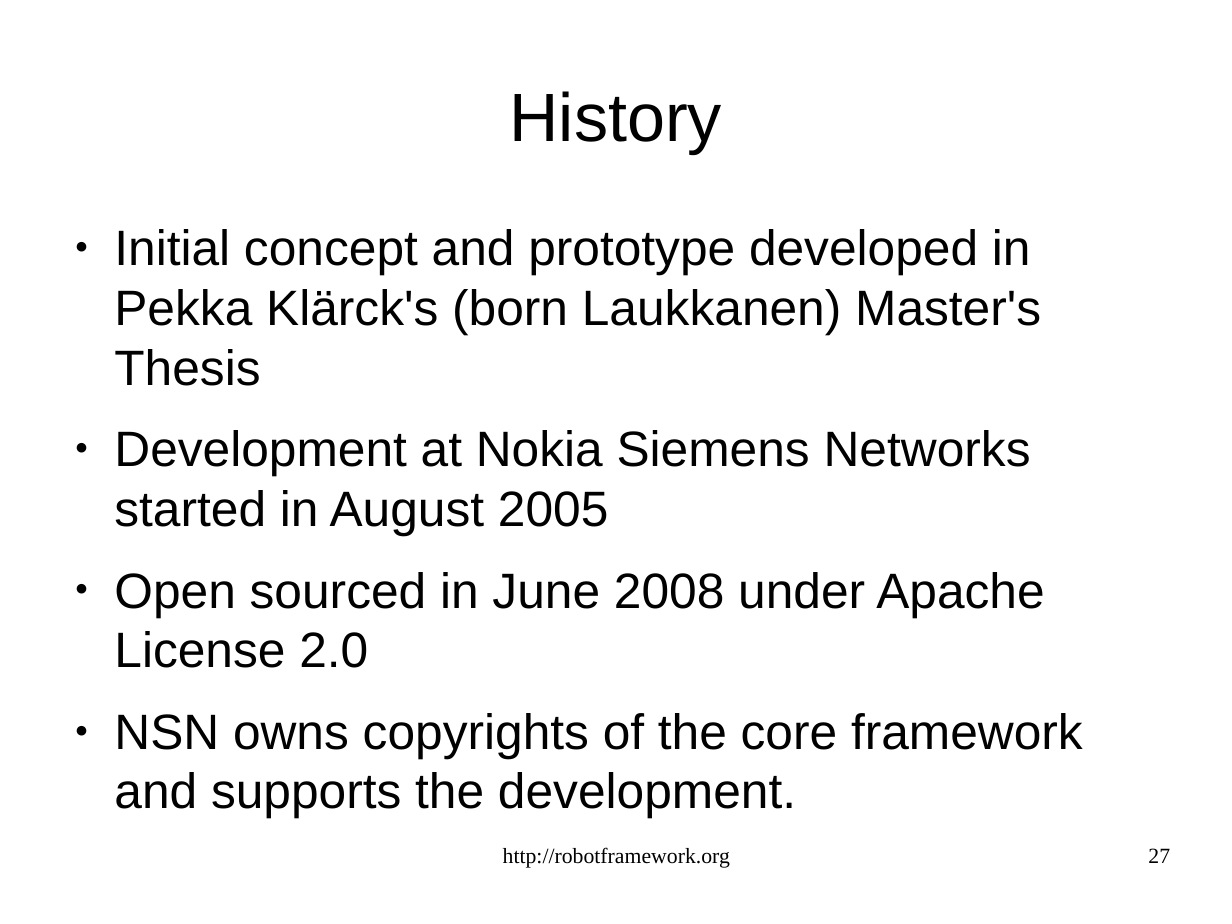
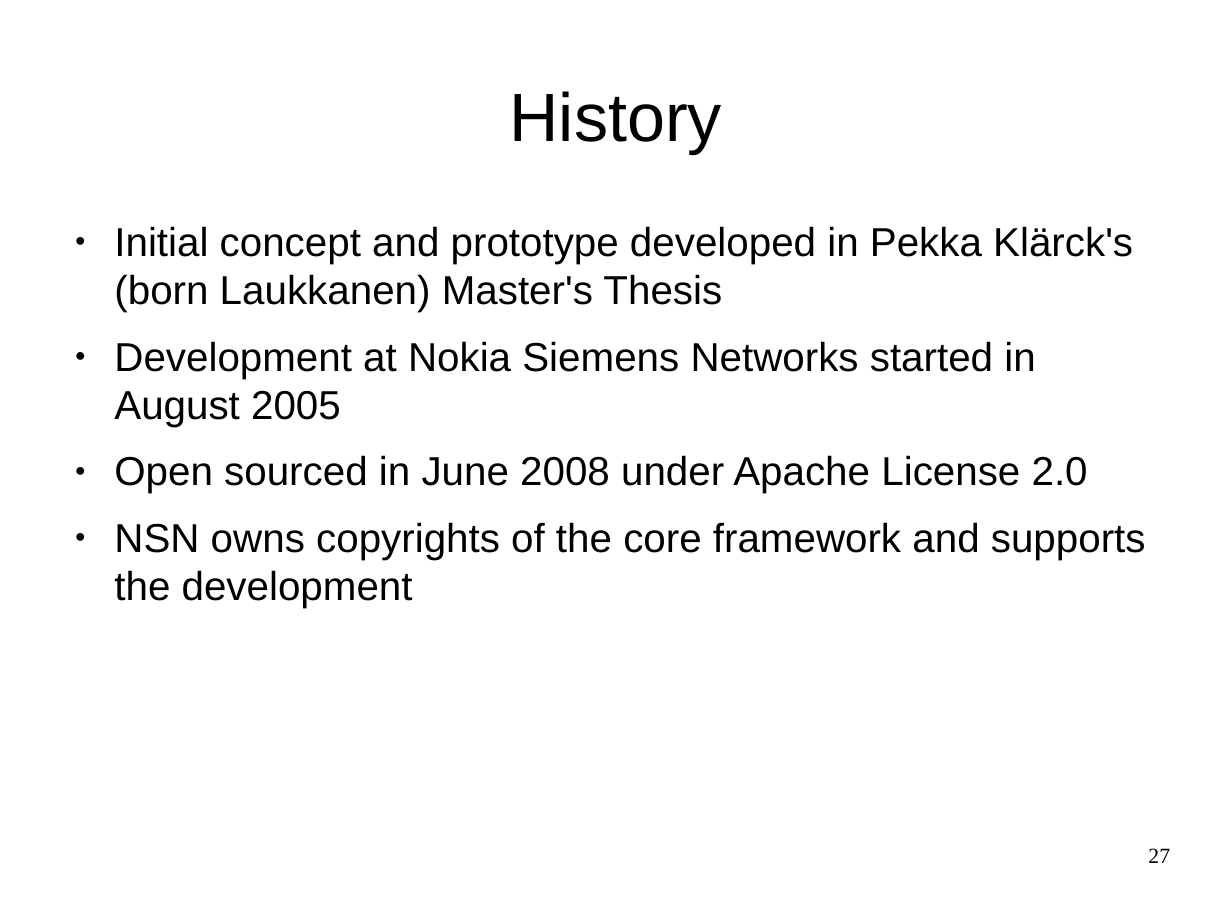
Before and after one commit to gdw2/robot-framework, a slide deck: slide 27 of proto/slides/demoslides.odp. Drawn at 1232x924 pixels with LibreOffice and Linux fonts; fonts in the diff are those of the drawing. Boxes give left, top, right and bottom in pixels: in the first picture for what was removed or moved away, otherwise in the second. Text is boxed around its words. In the diff, an @@ line names an element or a change of style, - is before the commit and + after.

```diff
--- a/proto/slides/demoslides.odp
+++ b/proto/slides/demoslides.odp
@@ text at (x1=114, y1=226, x2=1133, y2=493): size 32 to 26 pt in "Initial concept and prototype developed in Pekka ...", "Development at Nokia Siemens Networks started in ...", "Open sourced in June 2008 under Apache ..."; less space between paragraphs @@
@@ text at (x1=114, y1=522, x2=1146, y2=608): text changed; size 32 to 26 pt @@
-● NSN owns copyrights of the core framework and supports the development.
+● NSN owns copyrights of the core framework and supports the development
@@ text removed at (x1=503, y1=847, x2=730, y2=868) @@
-http://robotframework.org
```
Also in this commit, not shown: 25 other slides changed, 1 slide added, 1 slide removed.
